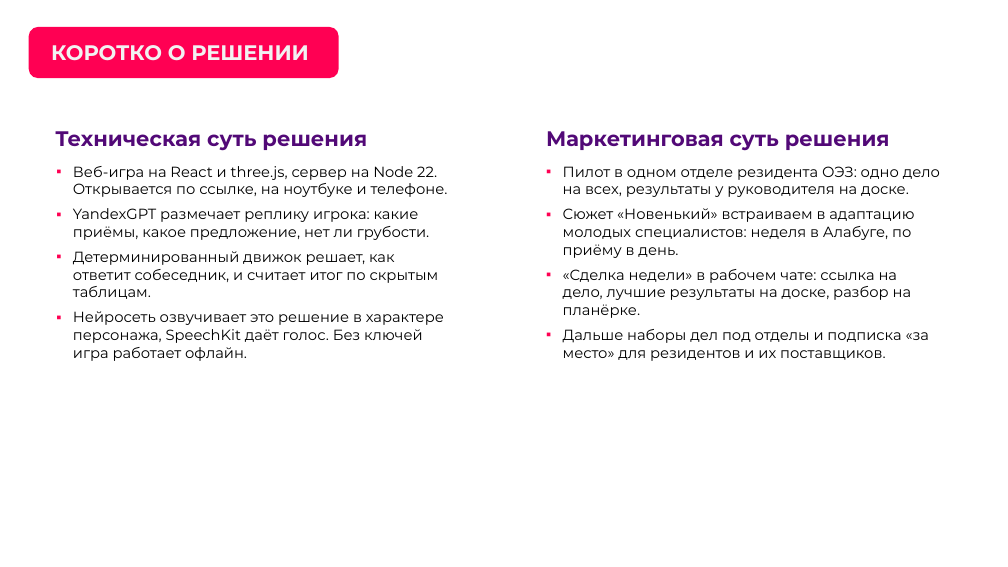
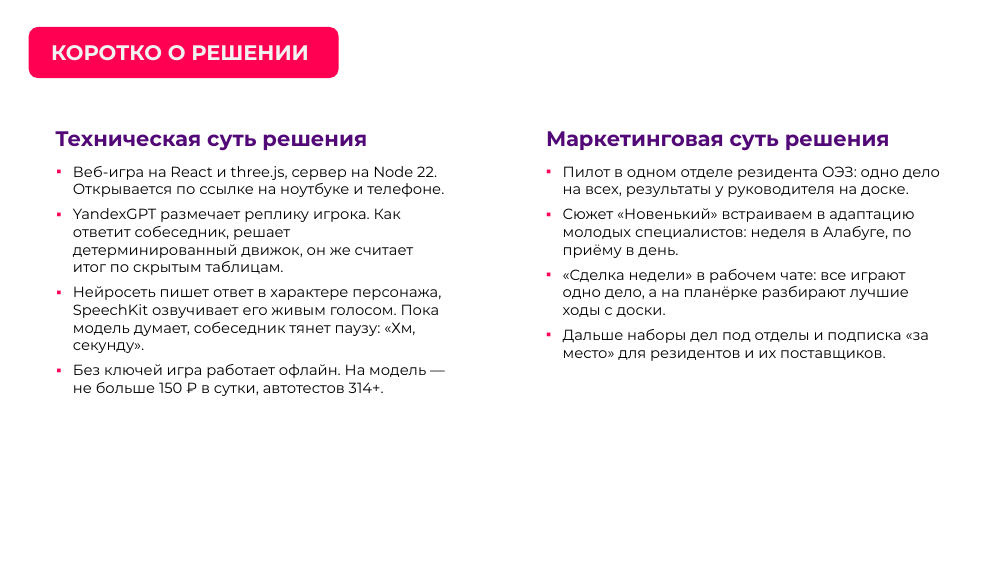
Before and after one commit to 57lol/arena-peregovorov, a slide deck: slide 5 of docs/presentation.pptx. Drawn at 1008x567 pixels with LibreOffice and Linux fonts; fonts in the diff are those of the drawing; background and template pictures are left out. Boxes give left, top, right and bottom in pixels: in the first picture for what was removed or moved away, otherwise in the second. Text is boxed around its words. In the diff, an @@ line names an element or a change of style, - is before the commit and + after.

Commit message:
Презентация: вёрстка по шаблону ЛЦТ и актуальное содержание
Починил фото и скрины (плейсхолдеры теряли размеры), плашки заголовков, график поведения, квадраты на слайде про ход, заливку карточек. Добавил слайды «Как проверить за 5 минут» и «Голос и звук», обновил тексты: живые голоса и фразы-паузы, звук CC0, катсцены и галерея, режимы «Сюжет» и «Для жюри», кабинет руководителя, лаборатория, суточный бюджет, 314+ тестов. В репо — версия без ключа и пароля.

```diff
--- a/docs/presentation.pptx
+++ b/docs/presentation.pptx
@@ text at [73,166,444,396]: text changed @@
-▪ Веб-игра на React и three.js, сервер на Node 22. Открывается по ссылке, на ноутбуке и телефоне.
-▪ YandexGPT размечает реплику игрока: какие приёмы, какое предложение, нет ли грубости.
-▪ Детерминированный движок решает, как ответит собеседник, и считает итог по скрытым таблицам.
-▪ Нейросеть озвучивает это решение в характере персонажа, SpeechKit даёт голос. Без ключей игра работает офлайн.
+▪ Веб-игра на React и three.js, сервер на Node 22. Открывается по ссылке на ноутбуке и телефоне.
+▪ YandexGPT размечает реплику игрока. Как ответит собеседник, решает детерминированный движок, он же считает итог по скрытым таблицам.
+▪ Нейросеть пишет ответ в характере персонажа, SpeechKit озвучивает его живым голосом. Пока модель думает, собеседник тянет паузу: «Хм, секунду».
+▪ Без ключей игра работает офлайн. На модель — не больше 150 ₽ в сутки, автотестов 314+.
@@ text at [563,269,909,317]: text changed @@
-▪ «Сделка недели» в рабочем чате: ссылка на дело, лучшие результаты на доске, разбор на планёрке.
+▪ «Сделка недели» в рабочем чате: все играют одно дело, а на планёрке разбирают лучшие ходы с доски.
```
Also in this commit, not shown: 15 other slides changed, 2 slides added, 1 other file.
